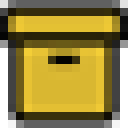
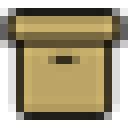
Layers edited between the first and the second (128, 128) image:
painted on "Ebene 0 Kopie" over [0, 0, 128, 128]
